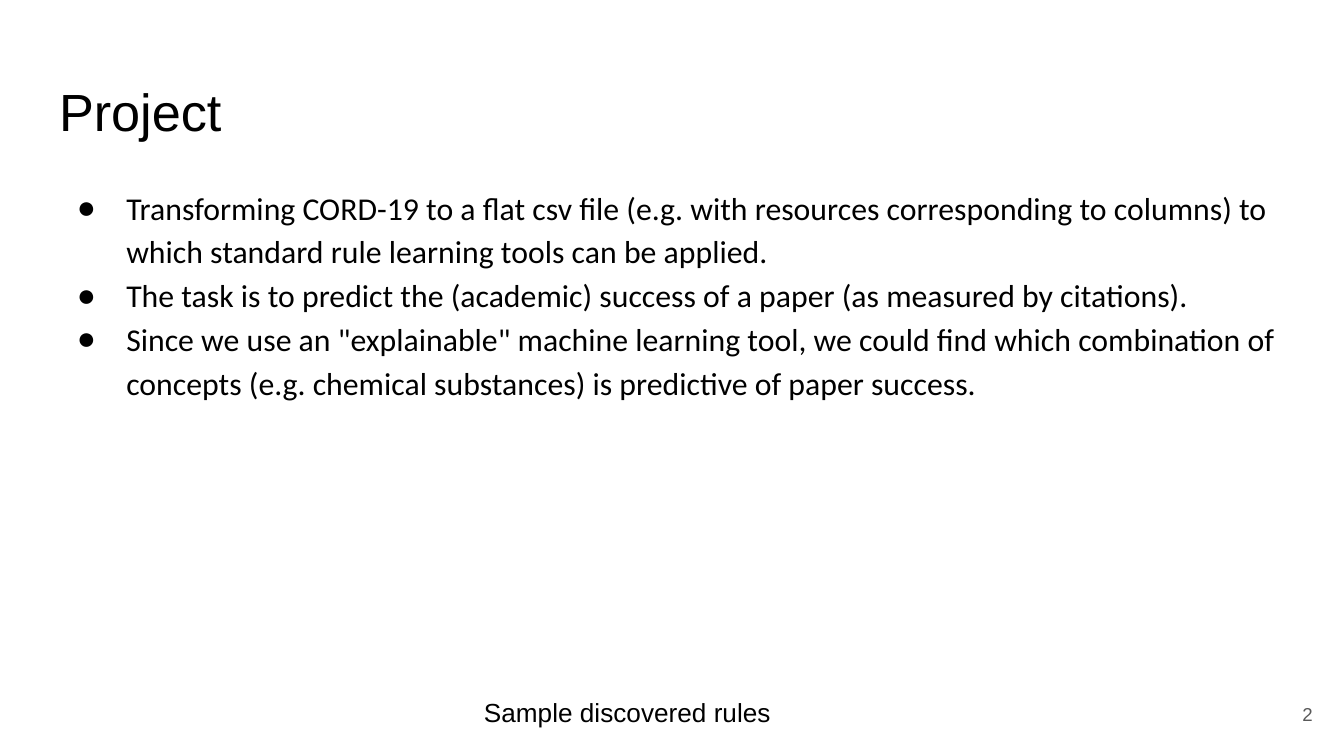
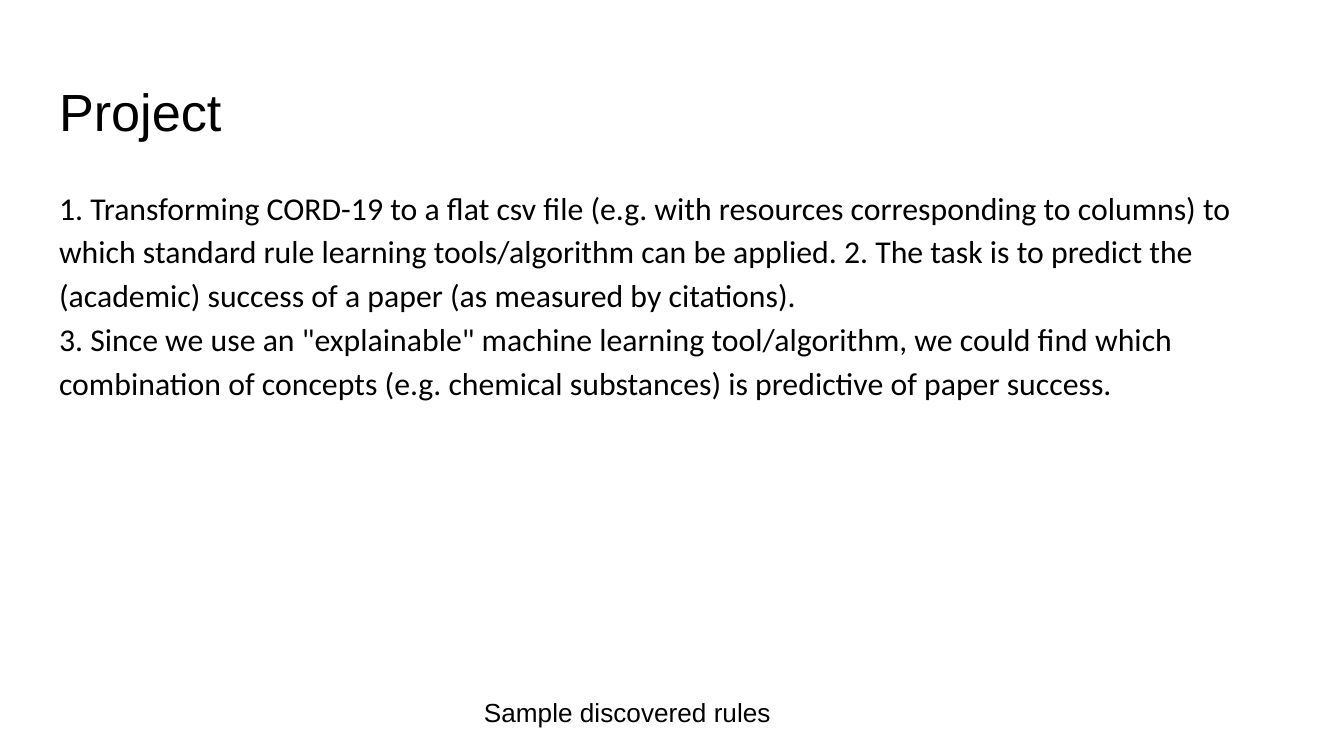
Before and after one commit to corei5/Entity-Based-Document-Classification-on-the-CORD---19-Corpus, a slide deck: slide 2 of Entity-Based Document Classification on the CORD- 19 Corpus.pptx. Drawn at 1344x756 pixels with LibreOffice and Linux fonts; fonts in the diff are those of the drawing. Boxes give left, top, right and bottom in pixels: in the first picture for what was removed or moved away, otherwise in the second. Text is boxed around its words. In the diff, an @@ line names an element or a change of style, - is before the commit and + after.

```diff
--- a/Entity-Based Document Classification on the CORD- 19 Corpus.pptx
+++ b/Entity-Based Document Classification on the CORD- 19 Corpus.pptx
@@ text at (59, 197, 1230, 401): text changed @@
-● Transforming CORD-19 to a flat csv file (e.g. with resources corresponding to columns) to which standard rule learning tools can be applied.
-● The task is to predict the (academic) success of a paper (as measured by citations).
-● Since we use an "explainable" machine learning tool, we could find which combination of concepts (e.g. chemical substances) is predictive of paper success.
+1. Transforming CORD-19 to a flat csv file (e.g. with resources corresponding to columns) to which standard rule learning tools/algorithm can be applied. 2. The task is to predict the (academic) success of a paper (as measured by citations).
+3. Since we use an "explainable" machine learning tool/algorithm, we could find which combination of concepts (e.g. chemical substances) is predictive of paper success.
@@ page number removed at (1302, 708, 1312, 721) @@
-2
```
Also in this commit, not shown: 7 other slides changed.
